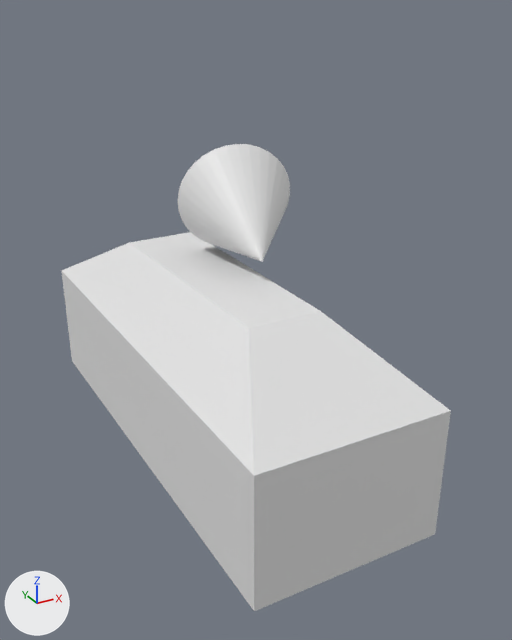
Renders of the Blender file Assets/OsaVR/Prefabs/Resources/Osa/osa.blend from each side of a commit.
Rendered twice from a camera (50 mm lens) standing at (-4.49, -9.92, 6.96) and looking at (0.61, -0.66, 2.33). The axes (+X, +Y, +Z) are drawn at lower left. The lights are the same throughout.

The scene before the commit, as lines of its bpy script (objects in view):
```python
me_cone = bpy.data.meshes.new('Cone')
me_cone.from_pydata(...)  # a 32-sided cone pointing to +z spanning x -1.0..1.0, y -1.0..1.0, z -1.0..1.0
me_cube_001 = bpy.data.meshes.new('Cube.001')
me_cube_001.from_pydata(...)  # 19 vertices, 14 faces, 5 loose edges; spans x -1.37..1.72, y -4.01..3.98, z 0.0..3.0
ob_outer = bpy.data.objects.new('Outer', me_cube_001)
ob_outer.location = (0.0, 0.0, 0.0)
ob_soc = bpy.data.objects.new('SOC', me_cone)
ob_soc.parent = ob_outer
ob_soc.location = (0.808, -0.0145, 3.684)
ob_soc.rotation_euler = (0.0, -1.839, 1.312)  # degrees (0, -105, 75)
```
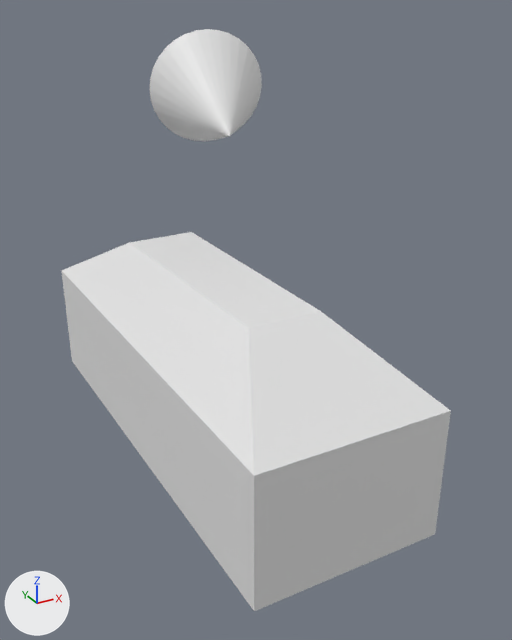
The change, as JSON lines over the scene's bpy script:
```json
{"op": "set", "path": "ob_soc.location", "old": "(0.808, -0.0145, 3.684)", "new": "(0.808, 1.023, 5.415)"}
```

Location of each change, [x1, y1, x2, y2] in pixels of the pictures (512 x 640 px):
```json
{"object": "SOC", "change": "moved", "before": [178, 144, 290, 262], "after": [149, 29, 262, 141]}
```
